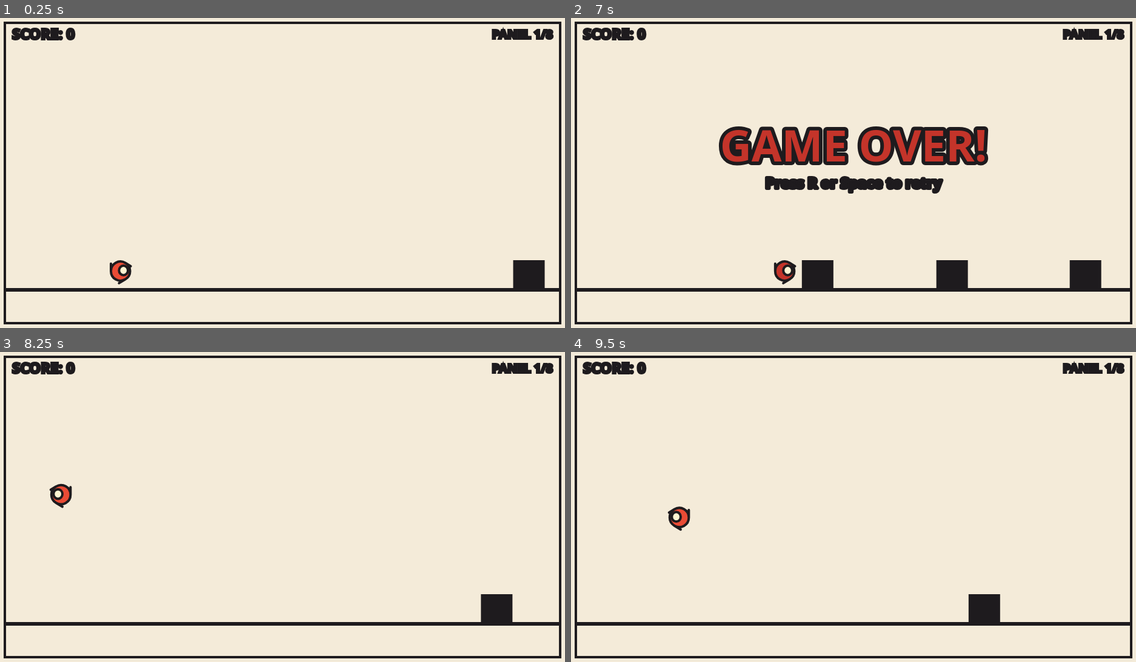
Above: before the commit, frames 1-4 (two rows, left to right).
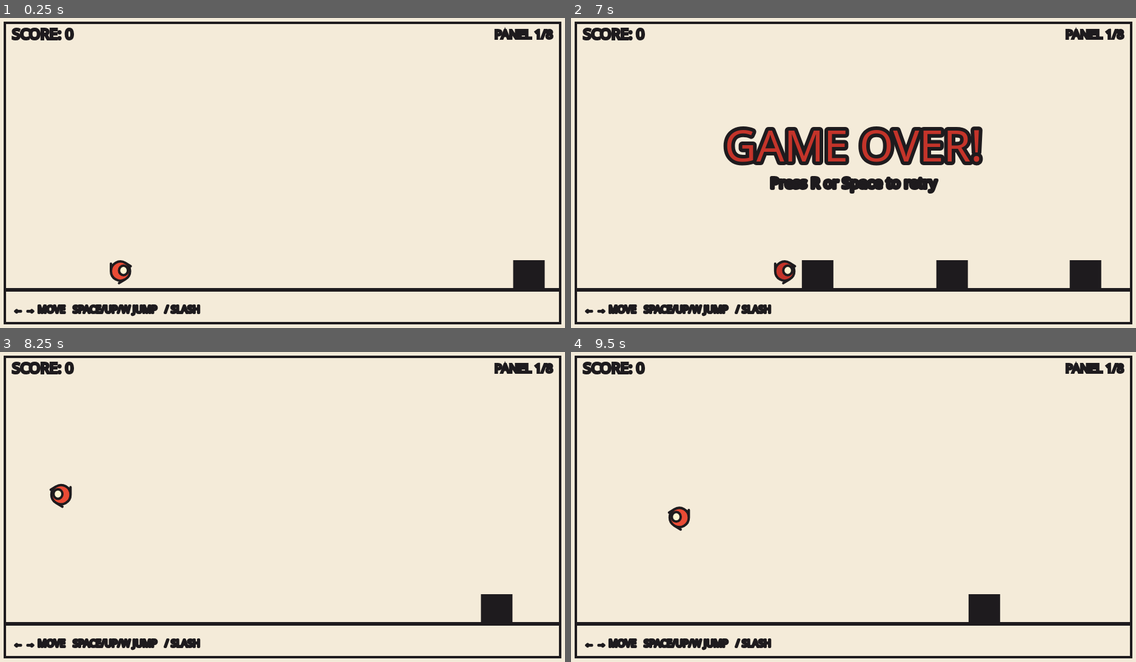
Above: after the commit, the same moments.

Repository: rfrondorf12/ai-girlies-jam-game
Game: browser game, page index.html
Same seed, same stepped clock (60 frames per second), same inputs: the game is played once before the commit and once after it.
Inputs:
- Up to frame 1 (0.25 s): no input
- Up to frame 2 (7 s): hold Right 1.03-1.53 s; tap Space every 0.5 s from 1.1 to 6.6 s; hold Down 1.58-1.85 s; hold Left 1.9-2.47 s; hold Up 2.52-2.82 s; tap R at 2.52 s; hold Right 2.87-3.53 s; hold Up 3.58-3.82 s; hold Left 3.87-4.3 s; hold Down 4.35-4.68 s; hold Right 4.73-5.23 s; hold Down 5.28-5.55 s; hold Left 5.6-6.17 s; hold Up 6.22-6.52 s; hold Right from 6.57 s (still down)
- Up to frame 3 (8.25 s): tap Space at 7.1, 7.6, 8.1 s; release Right at 7.23 s; hold Up 7.28-7.52 s; tap R at 7.52 s; hold Left 7.57-8 s; hold Down from 8.05 s (still down)
- Up to frame 4 (9.5 s): release Down at 8.38 s; hold Right 8.43-8.93 s; tap Space at 8.6, 9.1 s; hold Down 8.98-9.25 s; hold Left from 9.3 s (still down)

The runs differ from the first frame. In frame 1, 1.0% of the frame differs, in the area x 2-99%, y 2-97%; in frame 2, 4.2%; in frame 3, 1.0%; in frame 4, 1.0%.

Commit message:
m3-feel: de-bold canvas fonts, add controls hint
Co-Authored-By: Claude Code <noreply@anthropic.com>

Diff:
--- a/main.js
+++ b/main.js
@@ -12,6 +12,7 @@
   VICTORY_FONT_SIZE, VICTORY_TEXT, VICTORY_HINT,
   GAME_OVER_TEXT, RESTART_HINT, GAME_OVER_BANNER_Y, GAME_OVER_FONT_SIZE, GAME_OVER_HINT_SIZE,
   GAME_OVER_HINT_GAP, FONT_STACK,
+  CONTROLS_HINT, CONTROLS_HINT_SIZE, CONTROLS_HINT_DURATION, CONTROLS_HINT_MARGIN,
   COLOR_PAPER, COLOR_INK, COLOR_PLAYER, COLOR_EYE, COLOR_MONSTER, COLOR_GROUND,
   COLOR_DEATH, PANEL_FLASH_COLOR,
 } from './tuning.js';
@@ -36,6 +37,8 @@
 let victory = false;          // all 8 panels cleared
 let jumpQueued = false;       // a Space / ArrowUp / KeyW press waiting for update() to spend on a jump
 let slashQueued = false;      // a '/' press waiting for update() to spend on a swing
+let runTime = 0;              // seconds of active run, drives the temporary controls hint
+let hasSlashed = false;       // true once the player has swung, which hides the controls hint
 
 function monstersPerPanel(p) {
   return BASE_MONSTERS_PER_PANEL + p;
@@ -71,6 +74,8 @@
   victory = false;
   jumpQueued = false;
   slashQueued = false;
+  runTime = 0;
+  hasSlashed = false;
 }
 reset();
 
@@ -168,6 +173,9 @@
   }
 
   // --- run ---
+  // Only live play counts, so the temporary hint's clock pauses on overlays.
+  runTime += dt;
+
   let dir = 0;
   if (held.has('ArrowLeft') || held.has('KeyA')) dir -= 1;
   if (held.has('ArrowRight') || held.has('KeyD')) dir += 1;
@@ -254,6 +262,7 @@
   if (slashQueued) {
     player.slashTimer = SLASH_DURATION;
     slashQueued = false;
+    hasSlashed = true;
   }
   if (player.slashTimer > 0) {
     player.slashTimer = Math.max(0, player.slashTimer - dt);
@@ -391,7 +400,7 @@
   ctx.save();
   ctx.textAlign = 'left';
   ctx.textBaseline = 'top';
-  ctx.font = `bold ${SCORE_FONT_SIZE}px ${FONT_STACK}`;
+  ctx.font = `${SCORE_FONT_SIZE}px ${FONT_STACK}`;
   ctx.lineWidth = OUTLINE_WIDTH;
   ctx.strokeStyle = COLOR_INK;
   const text = `SCORE: ${score}`;
@@ -407,7 +416,7 @@
   ctx.save();
   ctx.textAlign = 'right';
   ctx.textBaseline = 'top';
-  ctx.font = `bold ${PANEL_COUNTER_FONT_SIZE}px ${FONT_STACK}`;
+  ctx.font = `${PANEL_COUNTER_FONT_SIZE}px ${FONT_STACK}`;
   ctx.lineWidth = OUTLINE_WIDTH;
   ctx.strokeStyle = COLOR_INK;
   const text = `PANEL ${panel}/8`;
@@ -419,6 +428,25 @@
   ctx.restore();
 }
 
+// A temporary nudge line in the bottom-left of the panel: it goes away as soon
+// as the player has slashed once, or after CONTROLS_HINT_DURATION seconds.
+function drawControlsHint() {
+  if (hasSlashed || runTime >= CONTROLS_HINT_DURATION) return;
+  ctx.save();
+  ctx.textAlign = 'left';
+  ctx.textBaseline = 'bottom';
+  ctx.font = `${CONTROLS_HINT_SIZE}px ${FONT_STACK}`;
+  ctx.lineWidth = OUTLINE_WIDTH;
+  ctx.lineJoin = 'round';
+  ctx.strokeStyle = COLOR_INK;
+  const x = PANEL_MARGIN + CONTROLS_HINT_MARGIN;
+  const y = PLAYFIELD_H - PANEL_MARGIN - CONTROLS_HINT_MARGIN;
+  ctx.strokeText(CONTROLS_HINT, x, y);
+  ctx.fillStyle = COLOR_INK;
+  ctx.fillText(CONTROLS_HINT, x, y);
+  ctx.restore();
+}
+
 function drawPanelClear() {
   if (panelClearTimer <= 0) return;
   const cx = PLAYFIELD_W / 2;
@@ -428,7 +456,7 @@
   ctx.textBaseline = 'middle';
   ctx.lineJoin = 'round';
   ctx.strokeStyle = COLOR_INK;
-  ctx.font = `bold ${PANEL_CLEAR_FONT_SIZE}px ${FONT_STACK}`;
+  ctx.font = `${PANEL_CLEAR_FONT_SIZE}px ${FONT_STACK}`;
   ctx.lineWidth = OUTLINE_WIDTH * 2.5;
   const text = `PANEL ${panel} CLEARED!`;
   ctx.strokeText(text, cx, cy);
@@ -447,13 +475,13 @@
   ctx.lineJoin = 'round';
   ctx.strokeStyle = COLOR_INK;
 
-  ctx.font = `bold ${GAME_OVER_FONT_SIZE}px ${FONT_STACK}`;
+  ctx.font = `${GAME_OVER_FONT_SIZE}px ${FONT_STACK}`;
   ctx.lineWidth = OUTLINE_WIDTH * 3;
   ctx.strokeText(GAME_OVER_TEXT, cx, GAME_OVER_BANNER_Y);
   ctx.fillStyle = COLOR_DEATH;
   ctx.fillText(GAME_OVER_TEXT, cx, GAME_OVER_BANNER_Y);
 
-  ctx.font = `bold ${GAME_OVER_HINT_SIZE}px ${FONT_STACK}`;
+  ctx.font = `${GAME_OVER_HINT_SIZE}px ${FONT_STACK}`;
   ctx.lineWidth = OUTLINE_WIDTH * 1.5;
   const hintY = GAME_OVER_BANNER_Y + GAME_OVER_HINT_GAP;
   ctx.strokeText(RESTART_HINT, cx, hintY);
@@ -471,13 +499,13 @@
   ctx.lineJoin = 'round';
   ctx.strokeStyle = COLOR_INK;
 
-  ctx.font = `bold ${VICTORY_FONT_SIZE}px ${FONT_STACK}`;
+  ctx.font = `${VICTORY_FONT_SIZE}px ${FONT_STACK}`;
   ctx.lineWidth = OUTLINE_WIDTH * 3;
   ctx.strokeText(VICTORY_TEXT, cx, GAME_OVER_BANNER_Y);
   ctx.fillStyle = COLOR_PLAYER;
   ctx.fillText(VICTORY_TEXT, cx, GAME_OVER_BANNER_Y);
 
-  ctx.font = `bold ${GAME_OVER_HINT_SIZE}px ${FONT_STACK}`;
+  ctx.font = `${GAME_OVER_HINT_SIZE}px ${FONT_STACK}`;
   ctx.lineWidth = OUTLINE_WIDTH * 1.5;
   const scoreY = GAME_OVER_BANNER_Y + GAME_OVER_HINT_GAP;
   const scoreText = `FINAL SCORE: ${score}`;
@@ -504,6 +532,7 @@
   drawSlash();
   drawScore();
   drawPanelCounter();
+  drawControlsHint();
   drawPanelClear();
   drawGameOver();
   drawVictory();
--- a/tuning.js
+++ b/tuning.js
@@ -65,6 +65,12 @@
 export const GAME_OVER_HINT_GAP = 58;              // vertical gap between banner centre and hint centre
 export const FONT_STACK = 'system-ui, sans-serif'; // canvas font stack for panel text
 
+// --- Controls hint (temporary, bottom-left of the panel) ---
+export const CONTROLS_HINT = '← → MOVE   SPACE/UP/W JUMP   / SLASH'; // temporary controls line
+export const CONTROLS_HINT_SIZE = 16;   // hint text size in playfield units
+export const CONTROLS_HINT_DURATION = 8; // seconds the hint stays if the player never slashes
+export const CONTROLS_HINT_MARGIN = 14; // gap between the hint and the panel edge
+
 // --- Colours ---
 export const COLOR_DEATH = '#C4342A';       // hero's body and banner ink once the run has ended
 export const COLOR_PAPER = '#F4EBD9';       // warm newsprint page
